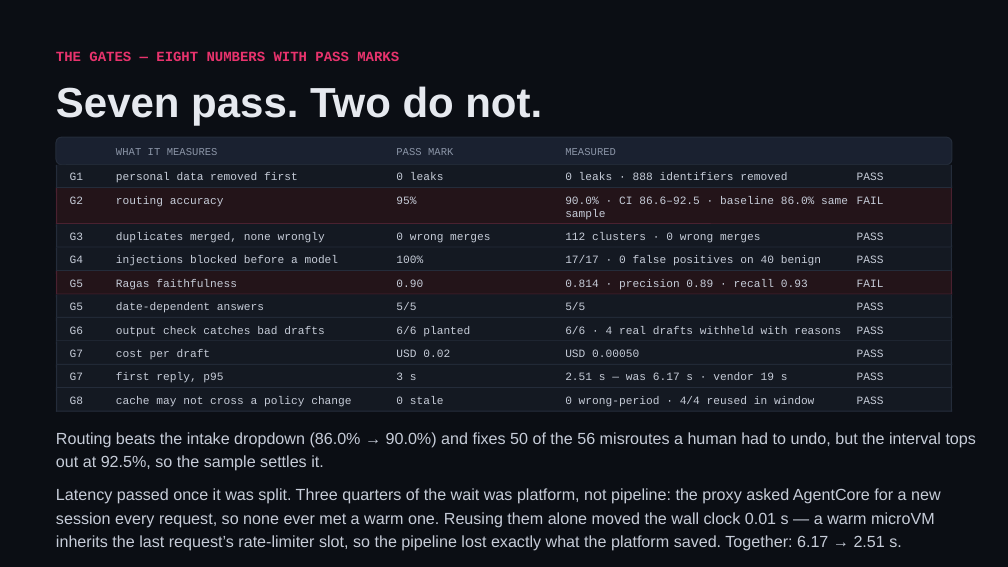
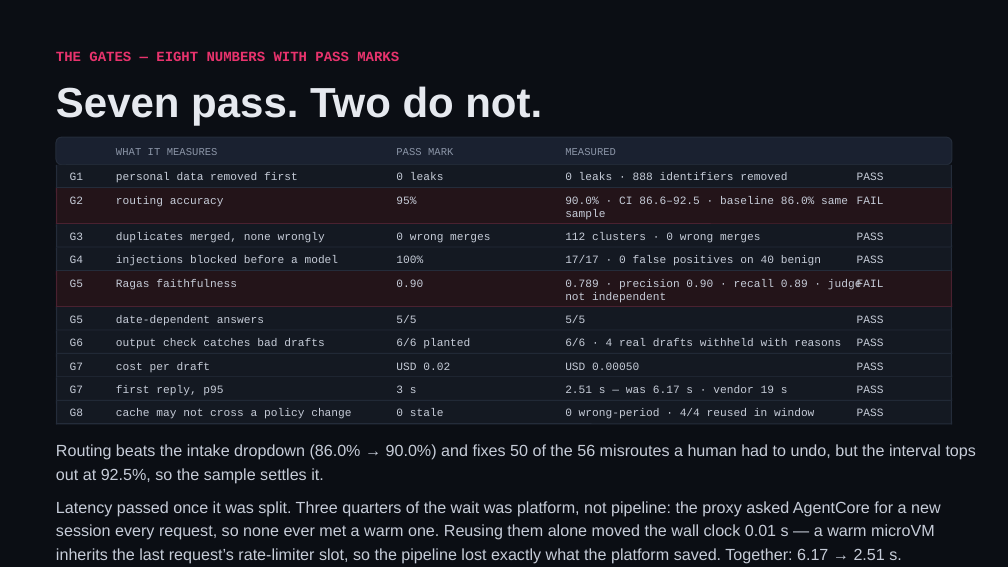
Before and after one commit to shivam-25/ramco-payce-pilot, a slide deck: slide 6 of docs/deck/ramco-payce-pilot.pptx. Drawn at 1008x567 pixels with LibreOffice and Linux fonts; fonts in the diff are those of the drawing. Boxes give left, top, right and bottom in pixels: in the first picture for what was removed or moved away, otherwise in the second. Text is boxed around its words. In the diff, an @@ line names an element or a change of style, - is before the commit and + after.

```diff
--- a/docs/deck/ramco-payce-pilot.pptx
+++ b/docs/deck/ramco-payce-pilot.pptx
@@ rectangle resized from (x1=56, y1=271, x2=953, y2=294) to (x1=56, y1=271, x2=953, y2=307) @@
@@ line moved from (56, 271) - (56, 294) to (56, 271) - (56, 307) @@
@@ text at (x1=565, y1=279, x2=862, y2=303): text changed @@
-0.814 · precision 0.89 · recall 0.93
+0.789 · precision 0.90 · recall 0.89 · judge not independent
@@ line moved from (952, 271) - (952, 294) to (952, 271) - (952, 307) @@
@@ 15 texts, 6 lines, 3 rectangles moved together from (x1=56, y1=294, x2=953, y2=411) to (x1=56, y1=307, x2=953, y2=424) @@
@@ 12 texts, 4 lines, 2 rectangles moved together from (x1=56, y1=294, x2=976, y2=551) to (x1=56, y1=306, x2=976, y2=564) @@
```
Also in this commit, not shown: 1 other slide changed, 2 other files.
